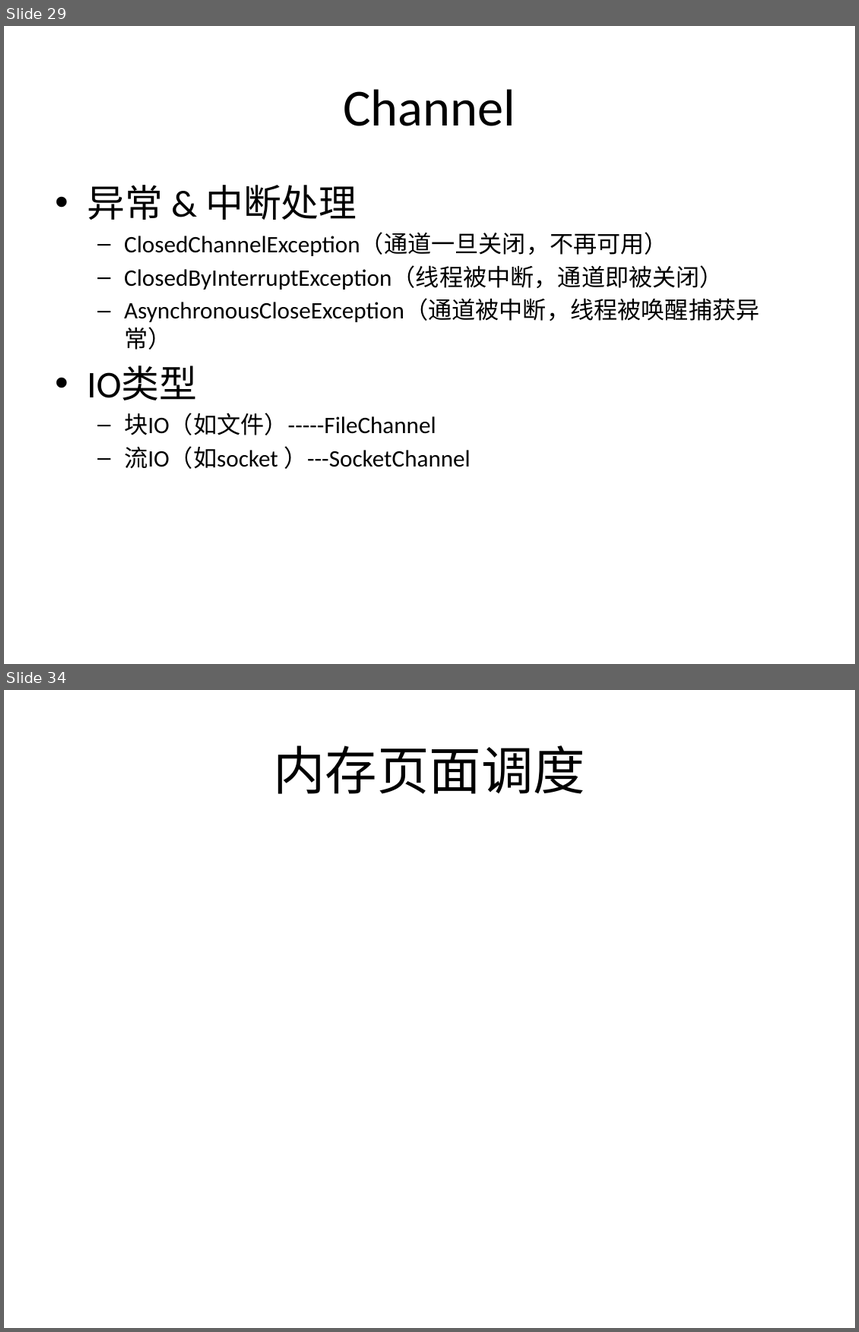
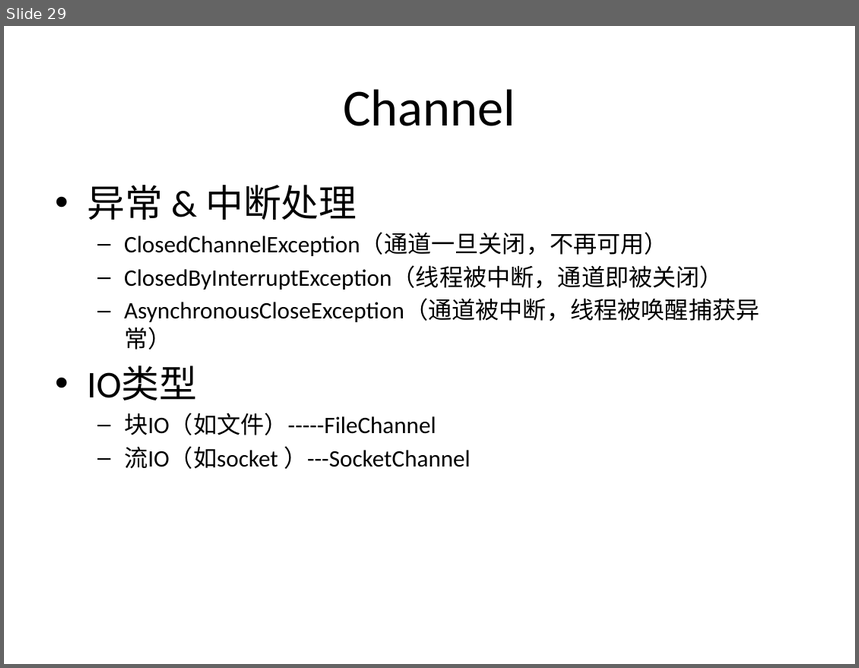
Before and after one commit to guhanjie/Knowledge-sharing, a slide deck: 扒一扒Java IO那些事儿.pptx. Shown one above the other, each under a label of ours: slides 29 and 34 before the commit, slide 29 after it; the slides between them are not shown. The pictures are 859x1332 and 859x668 pixels, drawn with LibreOffice and Linux fonts; fonts in the diff are those of the drawing. Boxes give left, top, right and bottom in pixels: in the first picture for what was removed or moved away, otherwise in the second. Text is boxed around its words. In the diff, an @@ line names an element or a change of style, - is before the commit and + after.

```diff
--- a/扒一扒Java IO那些事儿.pptx
+++ b/扒一扒Java IO那些事儿.pptx
@@ slide 34 removed at [4,690,855,1328], background #FFFFFF @@
@@ title removed at [273,745,585,794] @@
-内存页面调度
```
Also in this commit, not shown: 7 slides changed, 1 slide added, 2 other slides removed.
